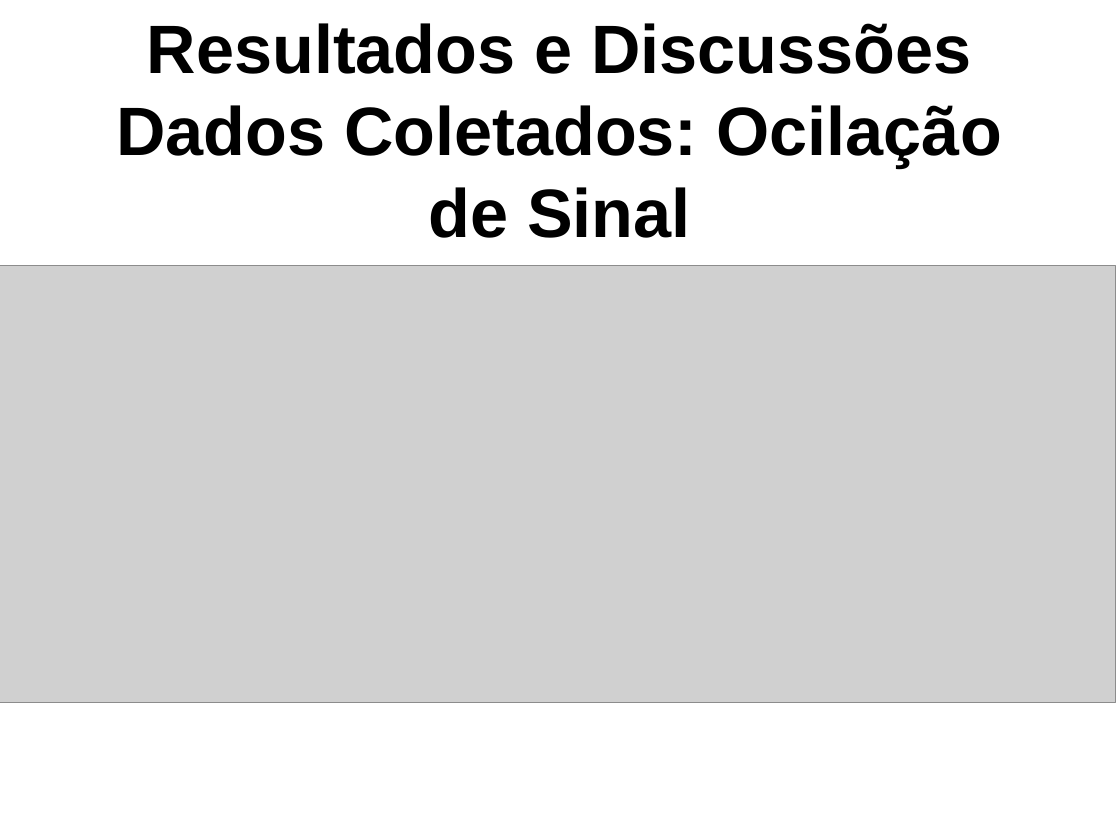
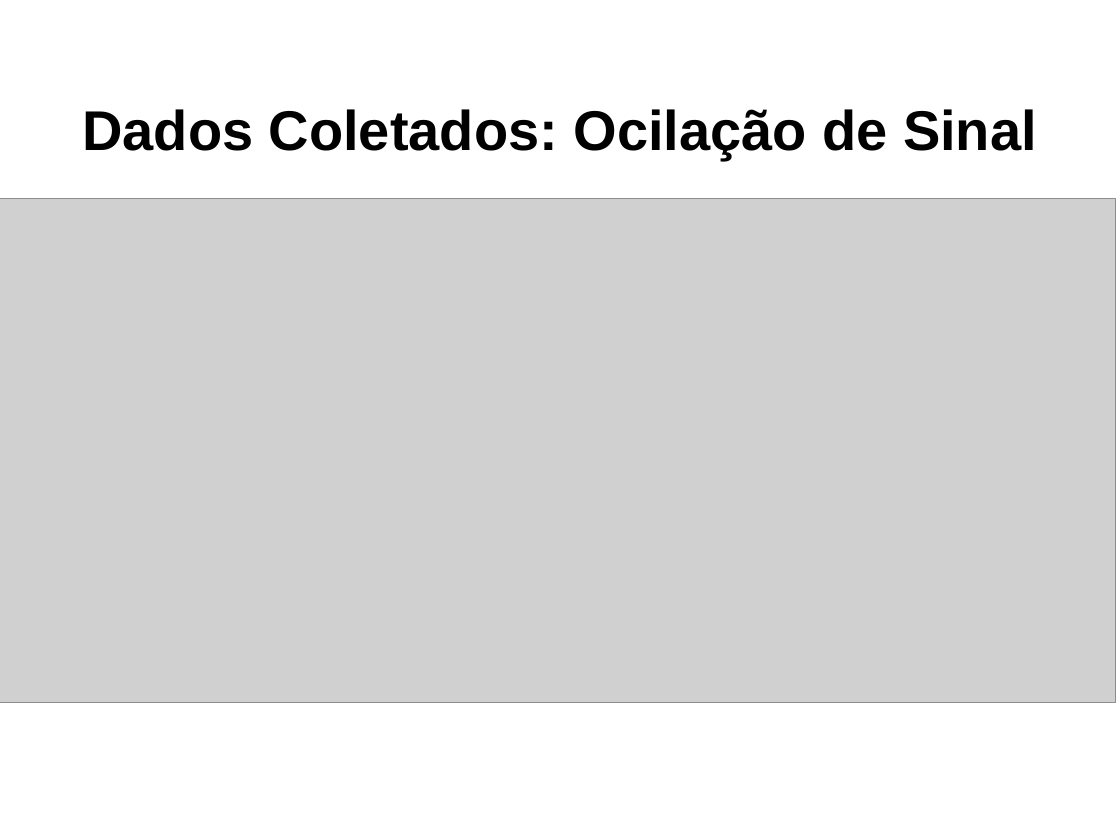
Before and after one commit to dalton-reis/tcc_bcc_2018_2_drkrause_DjonathanRafaelKrause, a slide deck: slide 23 of Textos/ApresentacaoTCC-DjonathanKrause.pptx. Drawn at 1120x840 pixels with LibreOffice and Linux fonts; fonts in the diff are those of the drawing; grey boxes stand for pictures; background and template pictures are left out. Boxes give left, top, right and bottom in pixels: in the first picture for what was removed or moved away, otherwise in the second. Text is boxed around its words. In the diff, an @@ line names an element or a change of style, - is before the commit and + after.

```diff
--- a/Textos/ApresentacaoTCC-DjonathanKrause.pptx
+++ b/Textos/ApresentacaoTCC-DjonathanKrause.pptx
@@ title at <box>82,109,1037,160</box>: text changed; size 44 to 36 pt @@
-Resultados e Discussões
-Dados Coletados: Ocilação de Sinal
+Dados Coletados: Ocilação de Sinal
@@ picture: place and size @@
-picture at <box>0,265,1116,702</box>
+picture at <box>0,198,1116,702</box>
```
Also in this commit, not shown: 13 other slides changed, 5 slides added, 46 other files.
